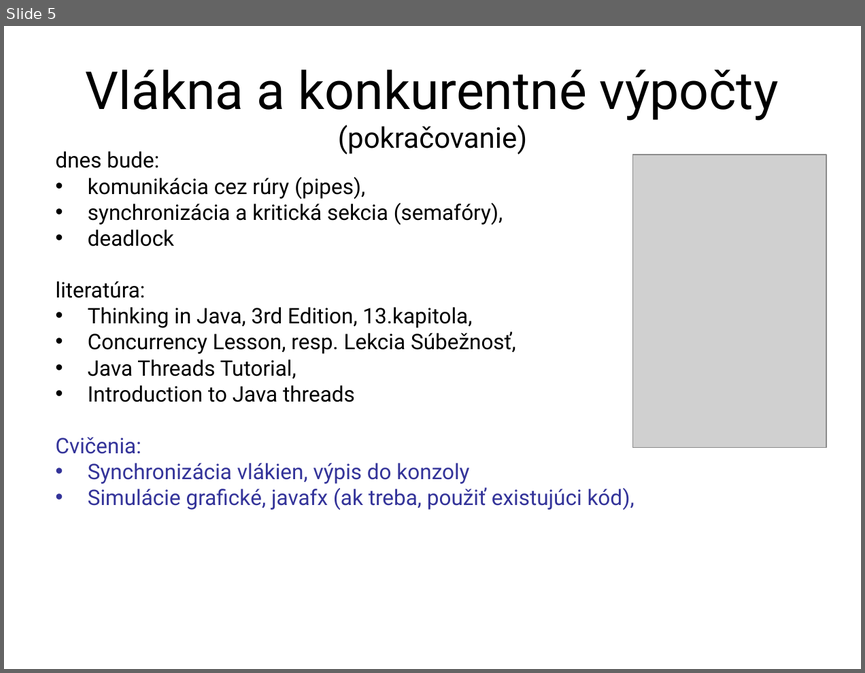
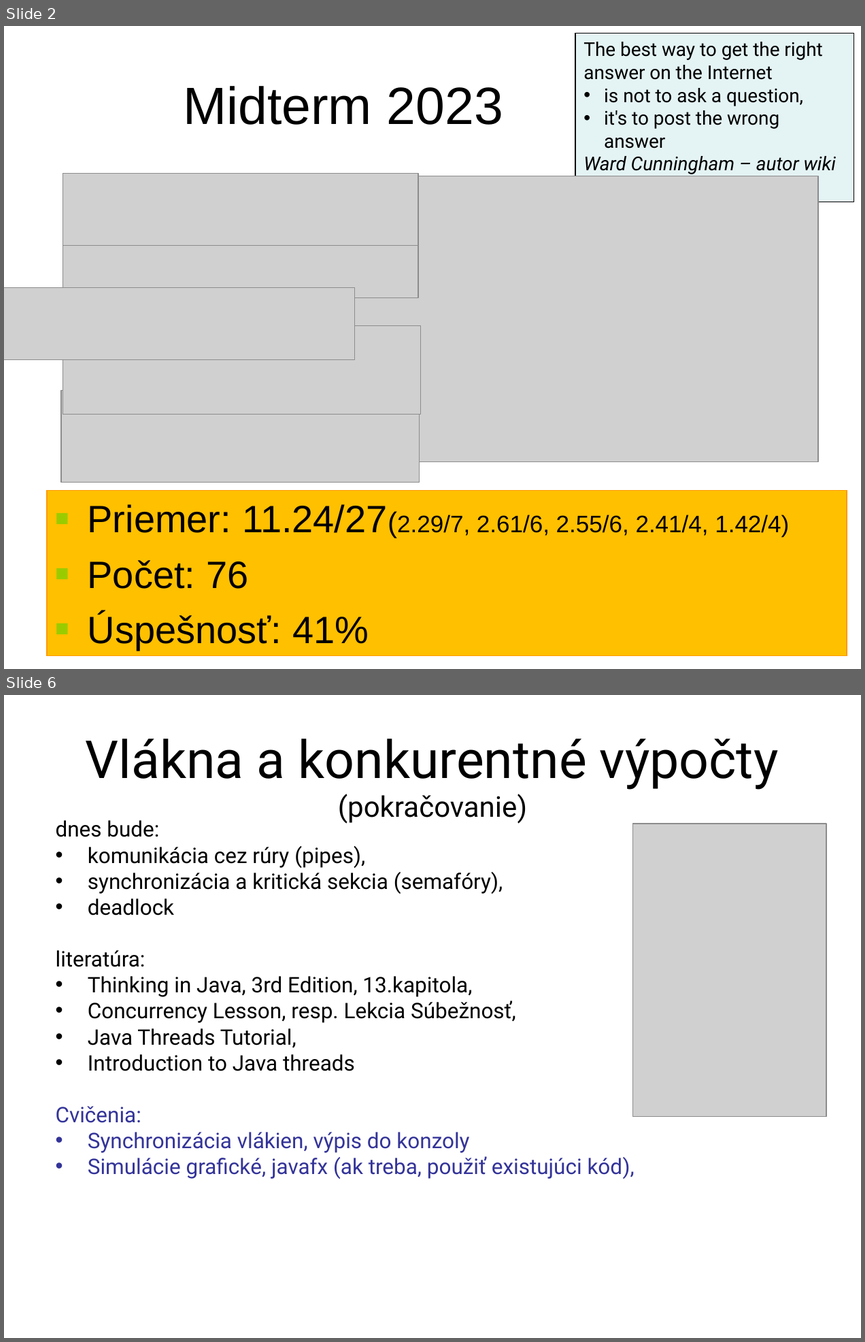
Before and after one commit to Programovanie4/Prednasky, a slide deck: 10/10_java.ppt. Shown one above the other, each under a label of ours: slide 5 before the commit, slides 2 and 6 after it; the slides between them are not shown. The pictures are 865x673 and 865x1342 pixels, drawn with LibreOffice and Linux fonts; fonts in the diff are those of the drawing; grey boxes stand for pictures. Boxes give left, top, right and bottom in pixels: in the first picture for what was removed or moved away, otherwise in the second. Text is boxed around its words. In the diff, an @@ line names an element or a change of style, - is before the commit and + after.

```diff
--- a/10/10_java.ppt
+++ b/10/10_java.ppt
@@ slide 2 added at box(4, 26, 861, 669), background #FFFFFF @@
@@ rectangle added at box(575, 33, 854, 201), fill #E4F3F4, outline #000000 0.99 pt, 16 pt, text #000000 @@
+The best way to get the right answer on the Internet
+• is not to ask a question,
+• it's to post the wrong answer
+Ward Cunningham – autor wiki
@@ title added at box(183, 86, 503, 125), 44 pt, text #000000 @@
+Midterm 2023
@@ picture added at box(63, 174, 419, 246) @@
@@ picture added at box(232, 176, 818, 461) @@
@@ picture added at box(63, 221, 419, 297) @@
@@ picture added at box(4, 287, 356, 359) @@
@@ picture added at box(63, 326, 422, 414) @@
@@ picture added at box(61, 390, 419, 483) @@
@@ rectangle added at box(47, 490, 847, 656), fill #FFC000, outline #FF9900 0.74 pt, 32 pt, text #000000 @@
+■ Priemer: 11.24/27(2.29/7, 2.61/6, 2.55/6, 2.41/4, 1.42/4)
+■ Počet: 76
+■ Úspešnosť: 41%
@@ what was slide 5 is now slide 6 @@
```
Also in this commit, not shown: 5 slides changed, 3 other files.
